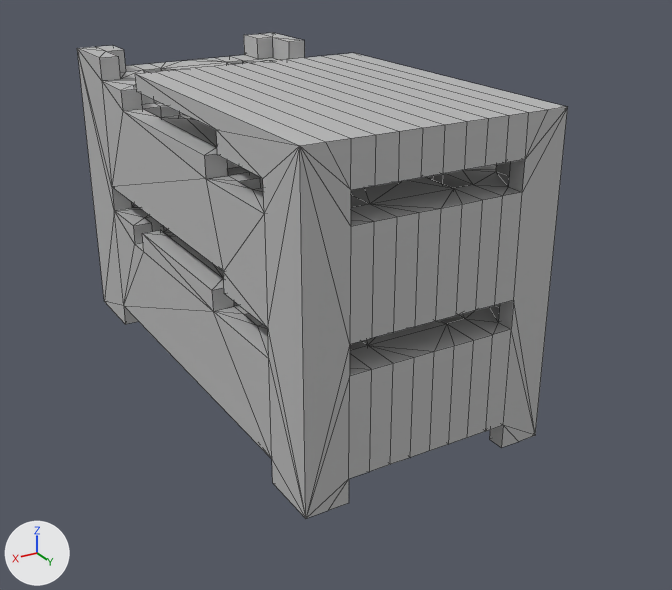
Renders of the FBX model Assets/Prefabs/Void.fbx from each side of a commit.
Camera for both pictures: a 50 mm camera at (12.4, 23.5, 13.6) aimed at (-0.9, 1.5, 2.6). Arrows for +X, +Y and +Z are at lower left; the lights stay in place. Mesh edges are drawn as thin lines. Where no turn or scale is listed for an object, it has been applied to the vertices. Vertices at the same position are counted once.

Before the edit, the objects in view are built like this:
```python
mat_material_2 = principled_material('Material_2')
mat_material_2.base_color = (0.494, 0.494, 0.494)  # grey #bbbbbb
mat_material_2.roughness = 0.553
me_object_1 = bpy.data.meshes.new('Object_1')
me_object_1.from_pydata(...)  # 1120 vertices, 1553 faces; spans x -3.6..3.6, y -7.5..7.5, z 0.0..9.0
me_object_1.materials.append(mat_material_2)  # grey #bbbbbb
ob_object_1 = bpy.data.objects.new('Object_1', me_object_1)
ob_object_1.location = (0.0, 0.0, 0.0)
```
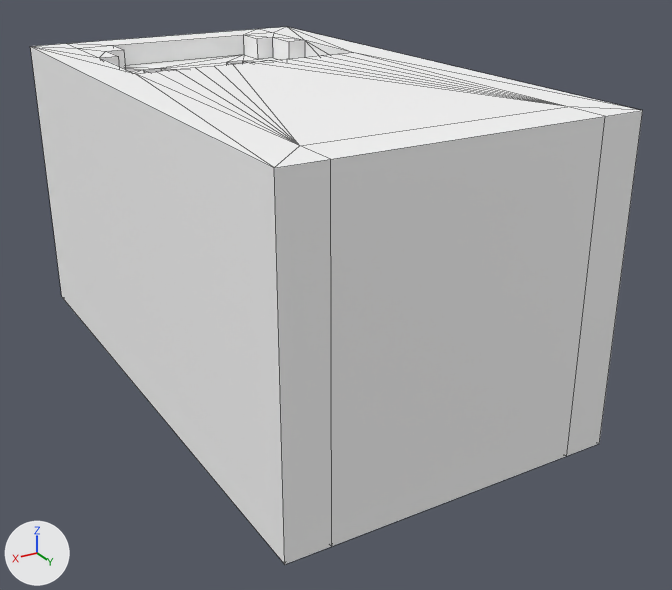
Changed parts and their boxes (x1, y1, x2, y2) in the pictures (672 x 590 px):
'Object_1', recoloured, reshaped (grey to white, 25% wider, 11% taller)
    before: (77, 33, 568, 518)
    after: (30, 27, 643, 564)

Edits to the bpy script that builds the scene:
```text
Change mat_material_2:
    mat_material_2.base_color: (0.494, 0.494, 0.494) -> (0.98, 0.98, 0.98)  # grey #bbbbbb -> white #fdfdfd
Change me_object_1:
    used by ob_object_1; location = (0.0, 0.0, 0.0)
    remove me_object_1.from_pydata(...)  # 1120 vertices, 1553 faces; spans x -3.6..3.6, y -7.5..7.5, z 0.0..9.0
    add me_object_1.from_pydata(...)  # 1056 vertices, 1457 faces; spans x -4.8..4.8, y -8.7..8.7, z 0.0..9.0
    me_object_1 part 1
    80 vertices are removed from x -3.0..3.0, y -7.5..7.5, z 0.0..9.0
    265 faces are deleted
    16 vertices are added at x -4.8..4.8, y -8.7..8.7, z 0.0..9.0
    169 new faces join them
```
